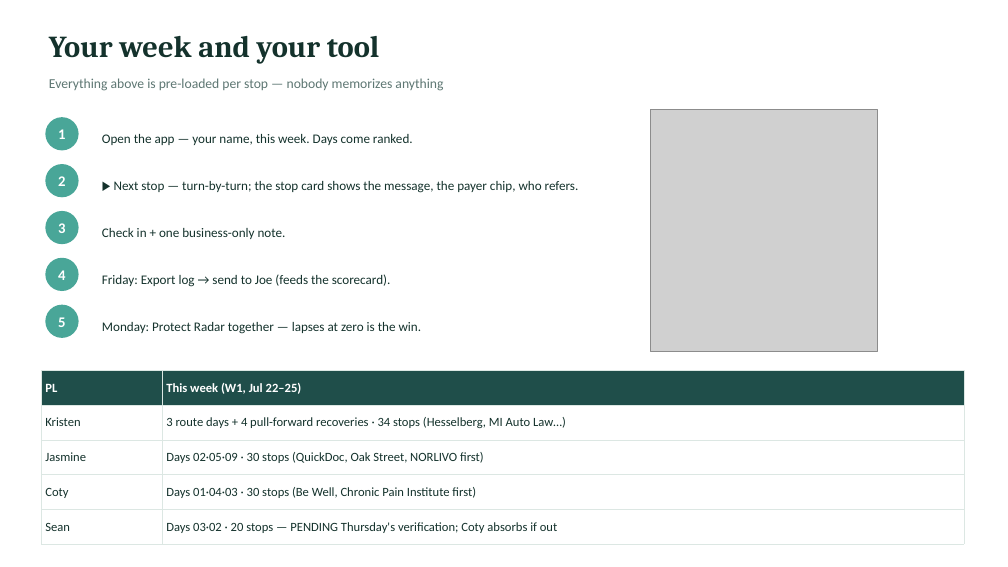
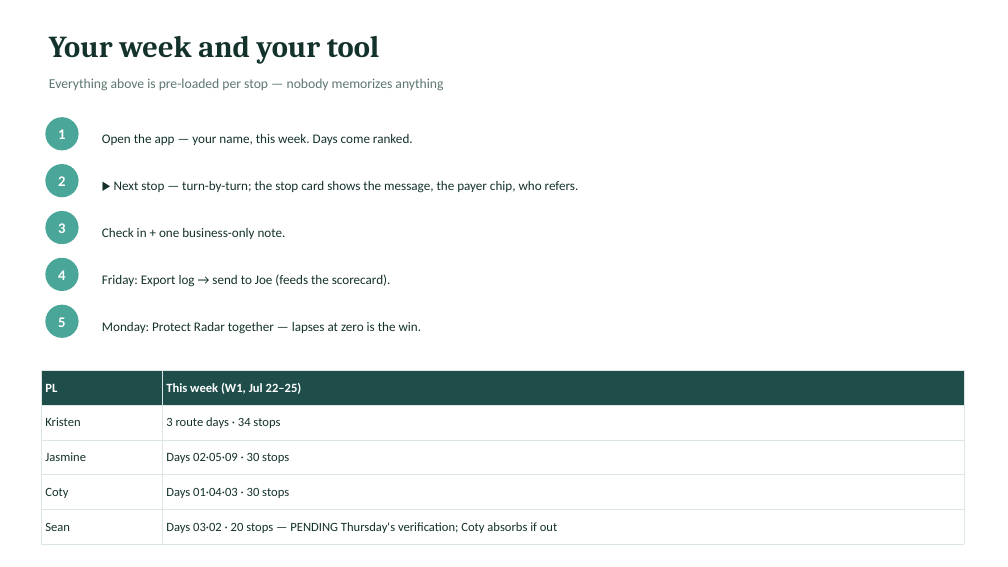
Before and after one commit to JosephAndrewMacLean/SHP, a slide deck: slide 10 of pm/kristen-share/SHP-Spine-Team-Rollout_Kristen_Jul22.pptx (slide 11 before the commit). Drawn at 1008x567 pixels with LibreOffice and Linux fonts; fonts in the diff are those of the drawing; grey boxes stand for pictures. Boxes give left, top, right and bottom in pixels: in the first picture for what was removed or moved away, otherwise in the second. Text is boxed around its words. In the diff, an @@ line names an element or a change of style, - is before the commit and + after.

```diff
--- a/pm/kristen-share/SHP-Spine-Team-Rollout_Kristen_Jul22.pptx
+++ b/pm/kristen-share/SHP-Spine-Team-Rollout_Kristen_Jul22.pptx
@@ picture removed at [650, 110, 877, 352] @@
@@ table at [42, 371, 964, 537] @@
-row 2, column 2: 3 route days + 4 pull-forward recoveries · 34 stops (Hesselberg, MI Auto Law…)
+row 2, column 2: 3 route days · 34 stops
-row 3, column 2: Days 02·05·09 · 30 stops (QuickDoc, Oak Street, NORLIVO first)
+row 3, column 2: Days 02·05·09 · 30 stops
-row 4, column 2: Days 01·04·03 · 30 stops (Be Well, Chronic Pain Institute first)
+row 4, column 2: Days 01·04·03 · 30 stops
```
Also in this commit, not shown: 3 other slides changed, 1 slide removed, 2 other files.
